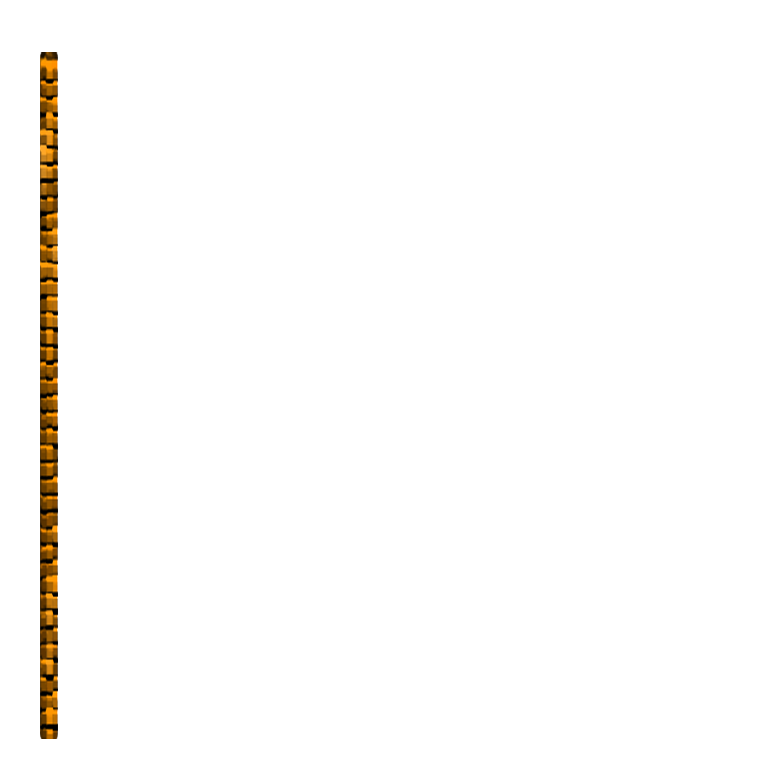
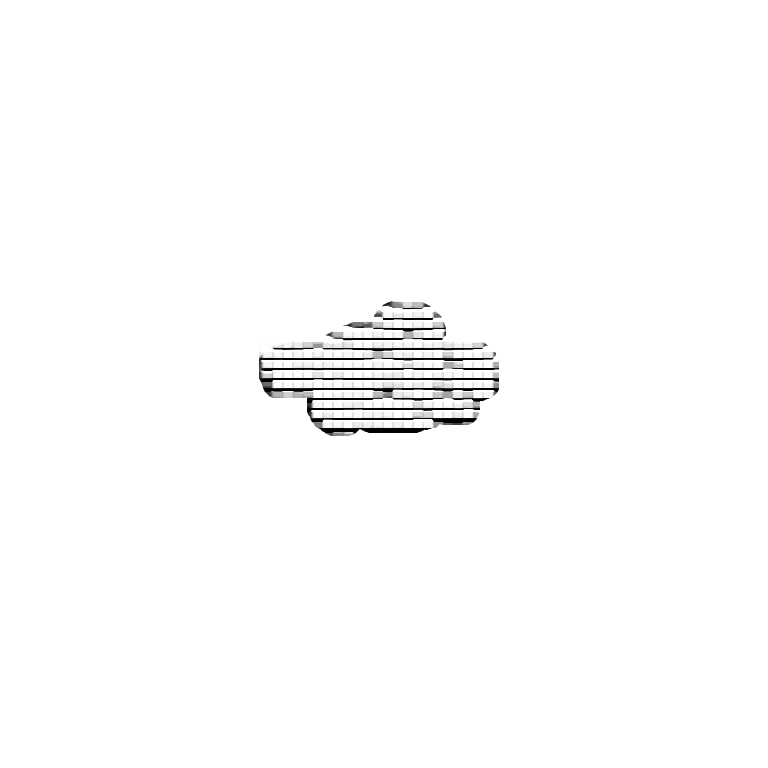
Before/after of a w=768, h=768 layered artwork. What changed in the layer stack:
removed group "GoalPost" (2 layers) over [40, 52, 58, 739]
removed layer "Layer 12" from group "GoalPost" over [40, 52, 58, 739]
removed group "MosaicAnimTest" (2 layers) over [259, 300, 499, 436]
added group "Sky" (1st of 2) with 2 layers above "Layer 10" over [40, 52, 499, 739]
added layer "Cloud" in group "Sky" over [259, 300, 499, 436]
